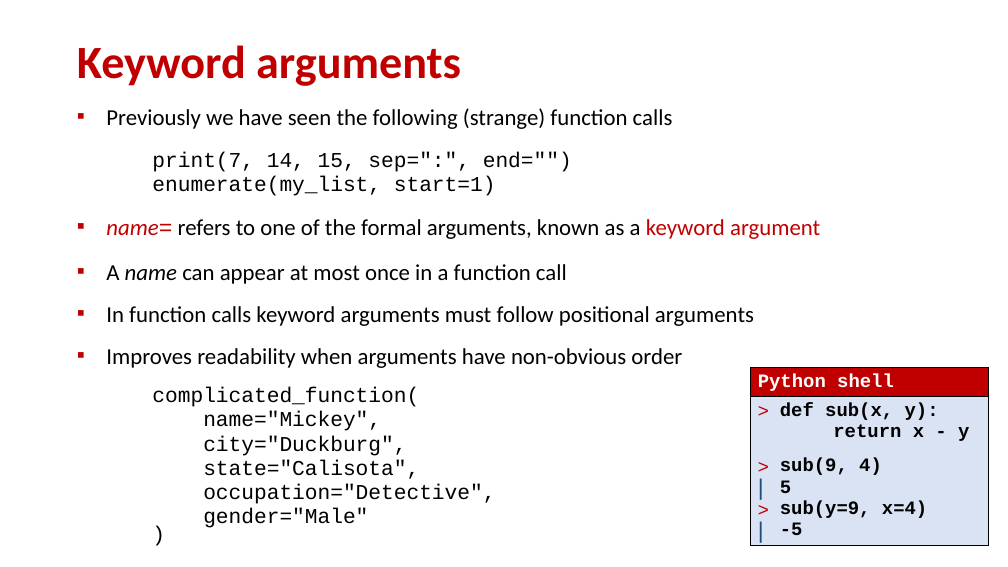
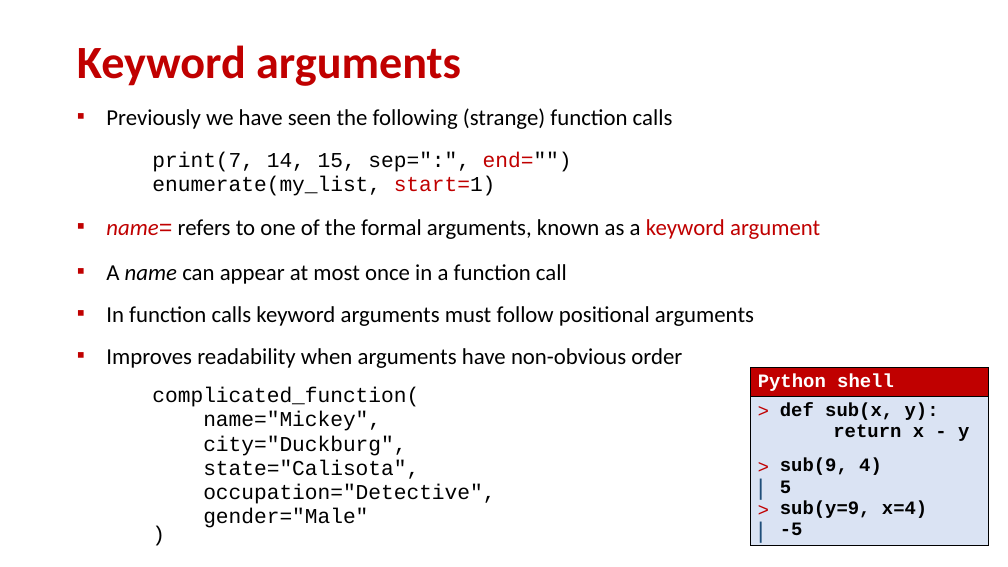
Before and after one commit to gsbrodal/gsbrodal.github.io, a slide deck: slide 15 of ipsa/slides/functions.pptx. Drawn at 1008x567 pixels with LibreOffice and Linux fonts; fonts in the diff are those of the drawing. Boxes give left, top, right and bottom in pixels: in the first picture for what was removed or moved away, otherwise in the second. Text is boxed around its words. In the diff, an @@ line names an element or a change of style, - is before the commit and + after.

```diff
--- a/ipsa/slides/functions.pptx
+++ b/ipsa/slides/functions.pptx
@@ text at (152,152,572,196): text colour #000000 to #C00000 in "end="")", "start=1)" @@
```
Also in this commit, not shown: 4 other slides changed, 4 other files.
